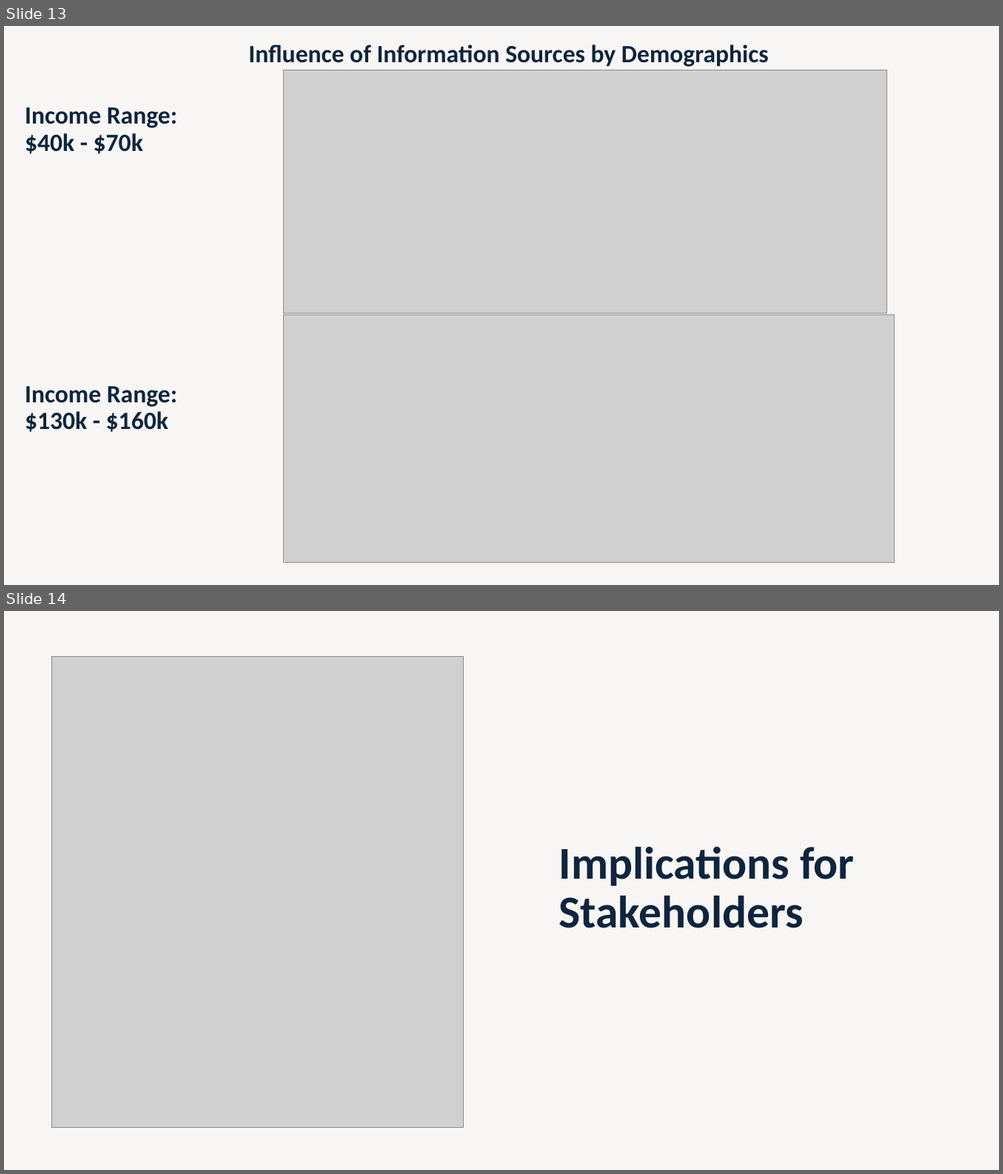
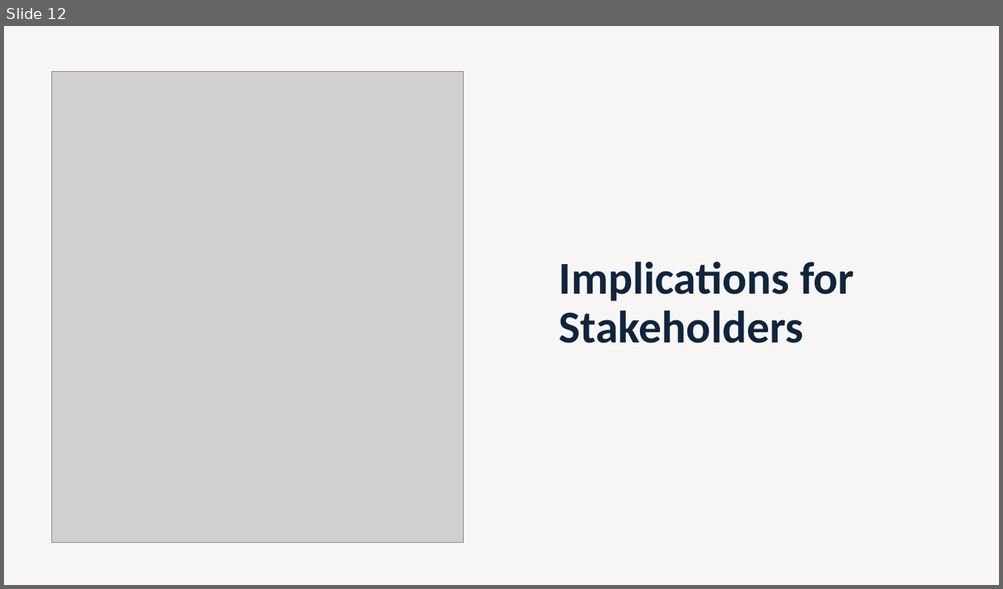
Before and after one commit to ernbilen/Data400_Fall24, a slide deck: Customers’ Buying Journey Analysis_Alissa.pptx. Shown one above the other, each under a label of ours: slides 13 and 14 before the commit, slide 12 after it. The pictures are 1003x1174 and 1003x589 pixels, drawn with LibreOffice and Linux fonts; fonts in the diff are those of the drawing; grey boxes stand for pictures. Boxes give left, top, right and bottom in pixels: in the first picture for what was removed or moved away, otherwise in the second. Text is boxed around its words. In the diff, an @@ line names an element or a change of style, - is before the commit and + after.

```diff
--- a/Customers’ Buying Journey Analysis_Alissa.pptx
+++ b/Customers’ Buying Journey Analysis_Alissa.pptx
@@ slide 13 removed at [4,26,999,585], background #DCD3CC at 20% opacity @@
@@ title removed at [248,44,768,67] @@
-Influence of Information Sources by Demographics
@@ picture removed at [284,70,887,314] @@
@@ text removed at [25,107,177,154] @@
-Income Range: $40k - $70k
@@ picture removed at [284,315,894,562] @@
@@ text removed at [25,386,177,432] @@
-Income Range: $130k - $160k
@@ what was slide 14 is now slide 12 @@
```
Also in this commit, not shown: 3 slides changed, 1 other slide removed.
